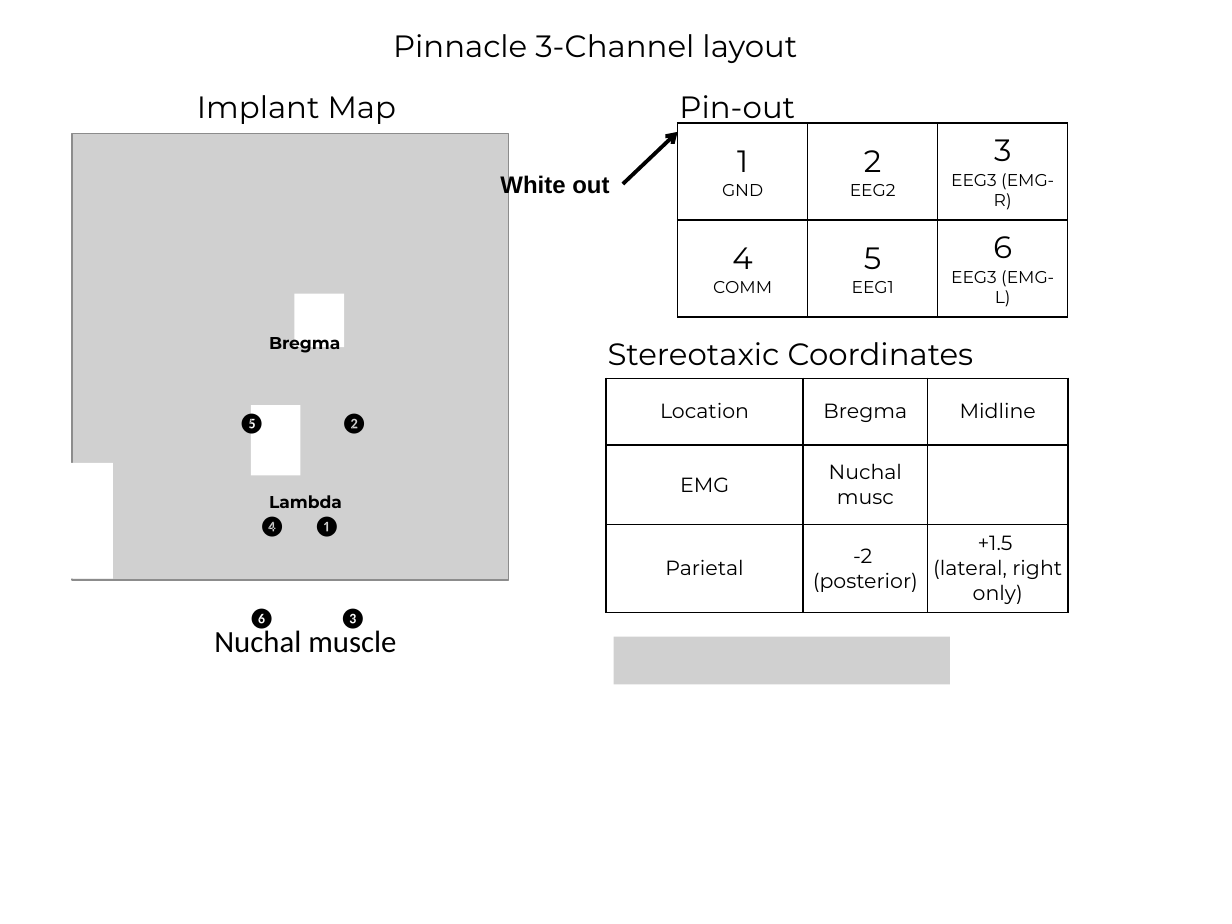
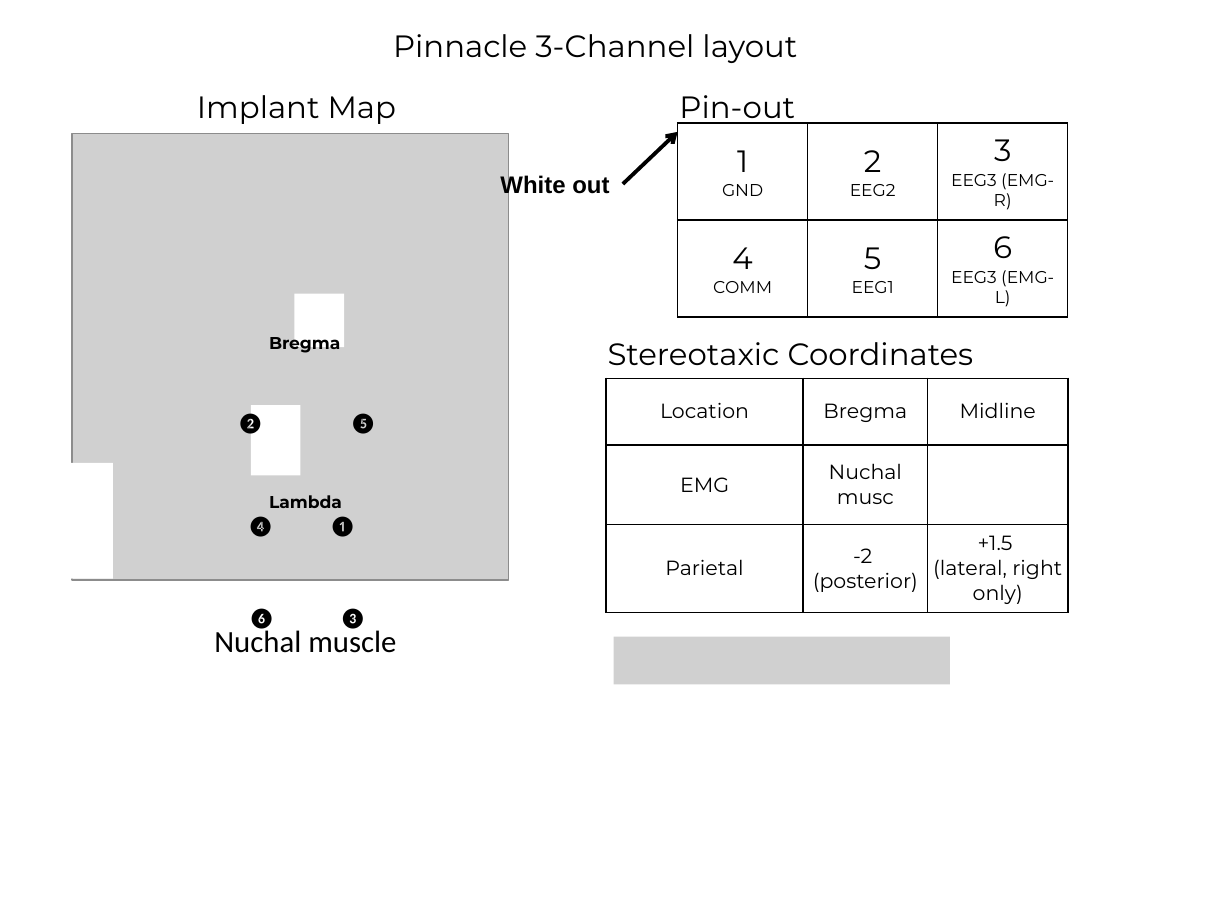
Before and after one commit to korkam/KamLab, a slide deck: slide 1 of _Experiments/_Surgery/_templates/RPC-EMG layout.pptx. Drawn at 1232x924 pixels with LibreOffice and Linux fonts; fonts in the diff are those of the drawing; grey boxes stand for pictures. Boxes give left, top, right and bottom in pixels: in the first picture for what was removed or moved away, otherwise in the second. Text is boxed around its words. In the diff, an @@ line names an element or a change of style, - is before the commit and + after.

```diff
--- a/_Experiments/_Surgery/_templates/RPC-EMG layout.pptx
+++ b/_Experiments/_Surgery/_templates/RPC-EMG layout.pptx
@@ text "❷" moved from (x1=341, y1=413, x2=368, y2=434) to (x1=237, y1=413, x2=264, y2=436) @@
@@ text "❺" moved from (x1=238, y1=413, x2=265, y2=436) to (x1=350, y1=413, x2=377, y2=436) @@
@@ text "❹" moved from (x1=259, y1=516, x2=286, y2=539) to (x1=247, y1=516, x2=274, y2=539) @@
@@ text "❶" moved from (x1=313, y1=516, x2=340, y2=539) to (x1=329, y1=516, x2=356, y2=539) @@
```
Also in this commit, not shown: 5 other files.
